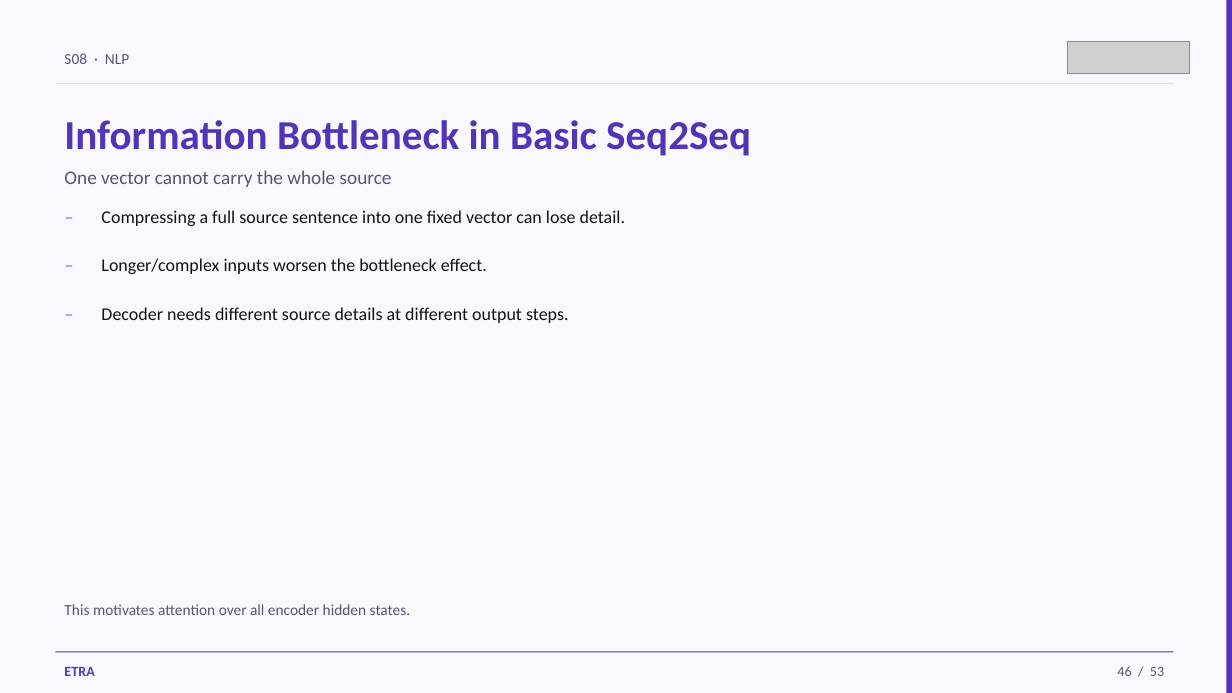
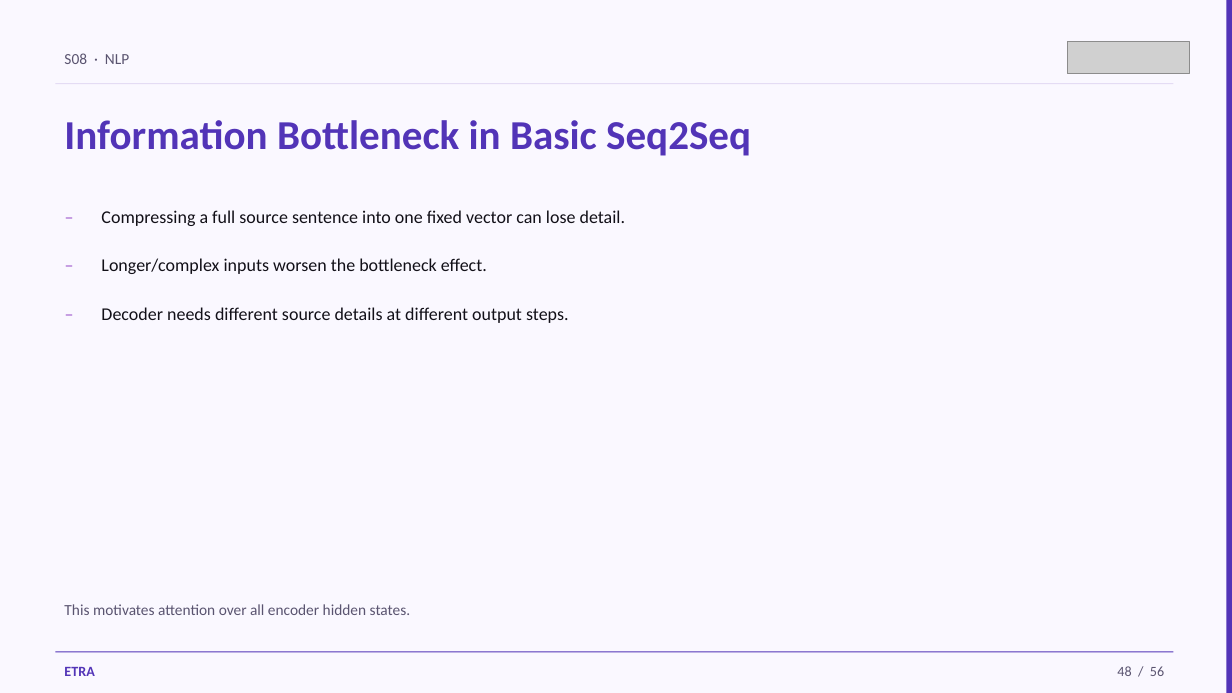
Before and after one commit to iksasa15/AI-ML, a slide deck: slide 48 of web-presentation/pdf-exports/Week3-Session1-NLP.pptx (slide 46 before the commit). Drawn at 1232x693 pixels with LibreOffice and Linux fonts; fonts in the diff are those of the drawing; grey boxes stand for pictures. Boxes give left, top, right and bottom in pixels: in the first picture for what was removed or moved away, otherwise in the second. Text is boxed around its words. In the diff, an @@ line names an element or a change of style, - is before the commit and + after.

```diff
--- a/web-presentation/pdf-exports/Week3-Session1-NLP.pptx
+++ b/web-presentation/pdf-exports/Week3-Session1-NLP.pptx
@@ text removed at box(64, 170, 392, 187) @@
-One vector cannot carry the whole source
@@ text at box(1117, 666, 1164, 676): text changed @@
-46 / 53
+48 / 56
```
Also in this commit, not shown: 49 other slides changed, 5 slides added, 2 slides removed, 6 other files.
